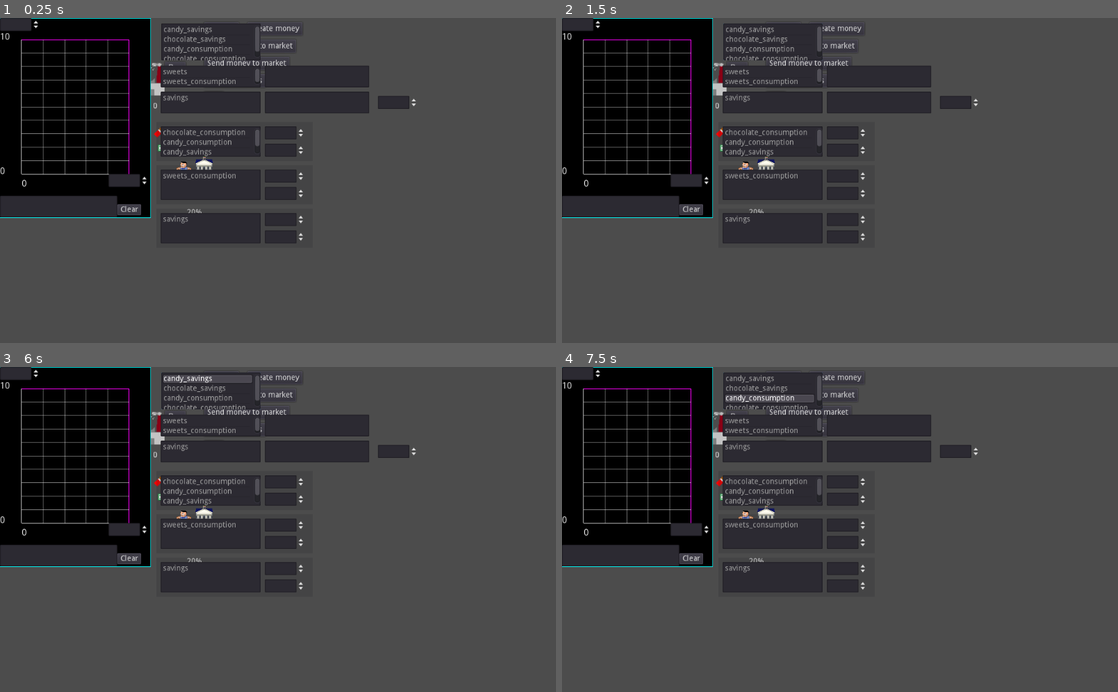
Above: before the commit, frames 1-4 (two rows, left to right).
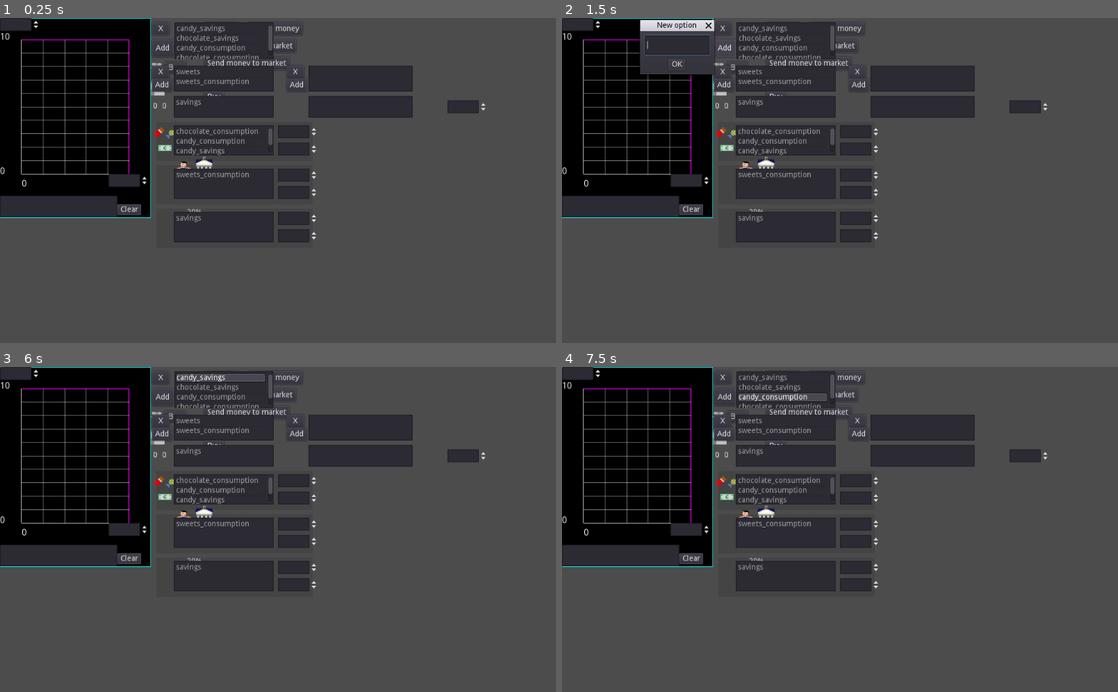
Above: after the commit, the same moments.

Repository: carlostgit/Fiat2
Game: Godot game, scene res://Fiat.tscn
Two runs of this game, one before a commit and one after it. Both use one fixed random seed, a clock stepped at 60 frames per second and the inputs below.
Inputs (mouse positions are in pixels of both pictures, inside the frame that each line leads up to):
- Up to frame 1 (0.25 s): no input
- Up to frame 2 (1.5 s): click (723, 27) at 0.5 s, where only the run after the commit has a clickable "X"; click (723, 47) at 1.25 s, where only the run after the commit has a clickable "Add"
- Up to frame 3 (6 s): click (161, 422) at 2 s, where only the run after the commit has a clickable "X"; click (161, 435) at 2.75 s, where only the run after the commit has a clickable "Add"; click (294, 422) at 3.5 s, where only the run after the commit has a clickable "X"; click (294, 435) at 4.25 s, where only the run after the commit has a clickable "Add"; click (116, 412) at 5 s, where only the run after the commit has a clickable "OK"; click "Produce" at 5.75 s
- Up to frame 4 (7.5 s): click "Create money" at 6.5 s; click "Send products to market" at 7.25 s

The runs differ from the first frame. In frame 1, 6.9% of the frame differs, in the area x 27-88%, y 1-70%; in frame 2, 9.2%, in the area x 13-88%, y 0-70%; in frame 3, 7.1%; in frame 4, 7.1%.

Commit message:
Sigo avanzando en PriceCalculationTesterScene

Diff:
--- /dev/null
+++ b/PriceCalculation/NewCompComboAcceptDialog.gd
@@ -0,0 +1,29 @@
+extends AcceptDialog
+
+signal ok_pressed(text)
+
+# Declare member variables here. Examples:
+# var a = 2
+# var b = "text"
+
+
+# Called when the node enters the scene tree for the first time.
+func _ready():
+	self.register_text_enter($NewCompComboLineEdit)
+	$NewCompComboLineEdit.grab_focus()
+#	pass # Replace with function body.
+
+
+# Called every frame. 'delta' is the elapsed time since the previous frame.
+#func _process(delta):
+#	pass
+
+
+func _on_NewCompComboAcceptDialog_visibility_changed():
+	if self.is_visible():
+		$NewCompComboLineEdit.grab_focus()
+
+func _on_NewCompComboAcceptDialog_confirmed():
+	var option_text:String = $NewCompComboLineEdit.get_text()
+	emit_signal("ok_pressed",option_text)
+	$NewCompComboLineEdit.clear()
--- /dev/null
+++ b/PriceCalculation/NewOptionAcceptDialog.gd
@@ -0,0 +1,32 @@
+extends AcceptDialog
+
+signal ok_pressed(text)
+
+# Declare member variables here. Examples:
+# var a = 2
+# var b = "text"
+
+
+# Called when the node enters the scene tree for the first time.
+func _ready():
+	self.register_text_enter($NewOptionLineEdit)
+	$NewOptionLineEdit.grab_focus()
+#	pass # Replace with function body.
+
+
+# Called every frame. 'delta' is the elapsed time since the previous frame.
+#func _process(delta):
+#	pass
+
+
+
+func _on_NewOptionWindowDialog_visibility_changed():
+	if self.is_visible():
+		$NewOptionLineEdit.grab_focus()
+#		pass # Replace with function body.
+
+
+func _on_NewOptionAcceptDialog_confirmed():
+	var option_text:String = $NewOptionLineEdit.get_text()
+	emit_signal("ok_pressed",option_text)
+	$NewOptionLineEdit.clear()
--- /dev/null
+++ b/PriceCalculation/NewOptionOfCompComboAcceptDialog.gd
@@ -0,0 +1,28 @@
+extends AcceptDialog
+
+signal ok_pressed(text)
+
+# Declare member variables here. Examples:
+# var a = 2
+# var b = "text"
+
+
+# Called when the node enters the scene tree for the first time.
+func _ready():
+	self.register_text_enter($NewOptionOfCompComboLineEdit)
+	$NewOptionOfCompComboLineEdit.grab_focus()
+
+# Called every frame. 'delta' is the elapsed time since the previous frame.
+#func _process(delta):
+#	pass
+
+
+func _on_NewOptionOfCompComboAcceptDialog_visibility_changed():
+	if self.is_visible():
+		$NewOptionOfCompComboLineEdit.grab_focus()
+
+
+func _on_NewOptionOfCompComboAcceptDialog_confirmed():
+	var option_text:String = $NewOptionOfCompComboLineEdit.get_text()
+	emit_signal("ok_pressed",option_text)
+	$NewOptionOfCompComboLineEdit.clear()
--- a/PriceCalculation/PriceCalculationTesterScene.gd
+++ b/PriceCalculation/PriceCalculationTesterScene.gd
@@ -252,3 +252,79 @@
 		if weighted_options.has(option):
 			var weight:float = weighted_options[option]
 			$WeightOfOptionOfSupComboSpinBox.set_value(weight)
+
+
+
+func _on_OptionsItemList_nothing_selected():
+	$DeleteOption.set_disabled(true)
+
+
+
+func _on_OptionsItemList_item_selected(index):
+	$DeleteOption.set_disabled(false)
+
+
+func _on_DeleteOption_pressed():
+	var select:Array = $OptionsItemList.get_selected_items()
+	if false == select.empty():
+		$OptionsItemList.remove_item(select[0])
+
+func _on_AddOption_pressed():
+	$NewOptionAcceptDialog.show_modal(true)
+#	$NewOptionWindowDialog.popup()
+#	pass # Replace with function body.
+
+#func _on_NewOptionWindowDialog_ok_pressed(text):
+#	for i in range(0,$OptionsItemList.get_item_count()):
+#		if text==$OptionsItemList.get_item_text(i):
+#			return
+#
+#	$OptionsItemList.add_item(text)
+#	pass # Replace with function body.
+
+
+
+
+func _on_NewOptionAcceptDialog_ok_pressed(text):
+	for i in range(0,$OptionsItemList.get_item_count()):
+		if text==$OptionsItemList.get_item_text(i):
+			return
+	$OptionsItemList.add_item(text)
+
+
+
+func _on_DeleteCompCombo_pressed():
+	var select:Array = $CompCombosItemList.get_selected_items()
+	if false == select.empty():
+		$CompCombosItemList.remove_item(select[0])
+
+
+
+func _on_AddCompCombo_pressed():
+	$NewCompComboAcceptDialog.show_modal(true)
+#	pass # Replace with function body.
+
+
+func _on_NewCompComboAcceptDialog_ok_pressed(text):
+	for i in range(0,$CompCombosItemList.get_item_count()):
+		if text==$CompCombosItemList.get_item_text(i):
+			return
+	$CompCombosItemList.add_item(text)
+
+
+
+func _on_DeleteOptionOfCompCombo_pressed():
+	var select:Array = $OptionsOfCompComboItemList.get_selected_items()
+	if false == select.empty():
+		$OptionsOfCompComboItemList.remove_item(select[0])
+
+
+func _on_AddOptionOfCompCombo_pressed():
+	$NewOptionOfCompComboAcceptDialog.show_modal(true)
+
+
+func _on_NewOptionOfCompComboAcceptDialog_ok_pressed(text):
+	for i in range(0,$OptionsOfCompComboItemList.get_item_count()):
+		if text==$OptionsOfCompComboItemList.get_item_text(i):
+			return
+	$OptionsOfCompComboItemList.add_item(text)
--- a/PriceCalculation/PriceCalculationTesterScene.tscn
+++ b/PriceCalculation/PriceCalculationTesterScene.tscn
@@ -1,8 +1,11 @@
-[gd_scene load_steps=4 format=2]
+[gd_scene load_steps=7 format=2]
 
 [ext_resource path="res://PriceCalculation/PriceCalculationTesterScene.gd" type="Script" id=1]
 [ext_resource path="res://Plotter/Plotter.tscn" type="PackedScene" id=2]
 [ext_resource path="res://PriceCalculation/GraphsControl.gd" type="Script" id=3]
+[ext_resource path="res://PriceCalculation/NewOptionAcceptDialog.gd" type="Script" id=4]
+[ext_resource path="res://PriceCalculation/NewCompComboAcceptDialog.gd" type="Script" id=5]
+[ext_resource path="res://PriceCalculation/NewOptionOfCompComboAcceptDialog.gd" type="Script" id=6]
 
 [node name="Control" type="Control"]
 anchor_right = 1.0
@@ -15,49 +18,109 @@
 }
 
 [node name="OptionsItemList" type="ItemList" parent="."]
-margin_left = 297.0
-margin_top = 10.0
-margin_right = 480.0
-margin_bottom = 78.0
+margin_left = 321.0
+margin_top = 8.0
+margin_right = 504.0
+margin_bottom = 76.0
+
+[node name="DeleteOption" type="Button" parent="."]
+margin_left = 280.0
+margin_top = 8.0
+margin_right = 312.0
+margin_bottom = 32.0
+text = "X"
+__meta__ = {
+"_edit_use_anchors_": false
+}
+
+[node name="AddOption" type="Button" parent="."]
+margin_left = 280.0
+margin_top = 40.0
+margin_right = 320.0
+margin_bottom = 72.0
+text = "Add"
+__meta__ = {
+"_edit_use_anchors_": false
+}
 
 [node name="CompCombosItemList" type="ItemList" parent="."]
-margin_left = 296.0
-margin_top = 88.0
-margin_right = 480.0
-margin_bottom = 128.0
+margin_left = 320.0
+margin_top = 88.0
+margin_right = 504.0
+margin_bottom = 136.0
+__meta__ = {
+"_edit_use_anchors_": false
+}
+
+[node name="DeleteCompCombo" type="Button" parent="."]
+margin_left = 280.0
+margin_top = 88.0
+margin_right = 312.0
+margin_bottom = 112.0
+text = "X"
+__meta__ = {
+"_edit_use_anchors_": false
+}
+
+[node name="AddCompCombo" type="Button" parent="."]
+margin_left = 280.0
+margin_top = 112.0
+margin_right = 312.0
+margin_bottom = 136.0
+text = "Add"
 __meta__ = {
 "_edit_use_anchors_": false
 }
 
 [node name="OptionsOfCompComboItemList" type="ItemList" parent="."]
-margin_left = 488.0
-margin_top = 88.0
-margin_right = 680.0
-margin_bottom = 128.0
+margin_left = 568.0
+margin_top = 88.0
+margin_right = 760.0
+margin_bottom = 136.0
+__meta__ = {
+"_edit_use_anchors_": false
+}
+
+[node name="DeleteOptionOfCompCombo" type="Button" parent="."]
+margin_left = 528.0
+margin_top = 88.0
+margin_right = 560.0
+margin_bottom = 112.0
+text = "X"
+__meta__ = {
+"_edit_use_anchors_": false
+}
+
+[node name="AddOptionOfCompCombo" type="Button" parent="."]
+margin_left = 528.0
+margin_top = 112.0
+margin_right = 565.0
+margin_bottom = 136.0
+text = "Add"
 __meta__ = {
 "_edit_use_anchors_": false
 }
 
 [node name="SupCombosItemList" type="ItemList" parent="."]
-margin_left = 296.0
-margin_top = 136.0
-margin_right = 480.0
+margin_left = 320.0
+margin_top = 144.0
+margin_right = 504.0
+margin_bottom = 184.0
+
+[node name="OptionsOfSupComboItemList" type="ItemList" parent="."]
+margin_left = 568.0
+margin_top = 144.0
+margin_right = 760.0
+margin_bottom = 184.0
+__meta__ = {
+"_edit_use_anchors_": false
+}
+
+[node name="WeightOfOptionOfSupComboSpinBox" type="SpinBox" parent="."]
+margin_left = 824.0
+margin_top = 152.0
+margin_right = 898.0
 margin_bottom = 176.0
-
-[node name="OptionsOfSupComboItemList" type="ItemList" parent="."]
-margin_left = 488.0
-margin_top = 136.0
-margin_right = 680.0
-margin_bottom = 176.0
-__meta__ = {
-"_edit_use_anchors_": false
-}
-
-[node name="WeightOfOptionOfSupComboSpinBox" type="SpinBox" parent="."]
-margin_left = 696.0
-margin_top = 144.0
-margin_right = 770.0
-margin_bottom = 168.0
 step = 0.01
 __meta__ = {
 "_edit_use_anchors_": false
@@ -71,28 +134,28 @@
 margin_bottom = 264.0
 
 [node name="SatisfCurvesItemList" type="ItemList" parent="SatisfCurvesForOptions"]
-margin_left = 8.0
-margin_top = 8.0
-margin_right = 192.0
-margin_bottom = 64.0
+margin_left = 32.0
+margin_top = 6.0
+margin_right = 216.0
+margin_bottom = 62.0
 __meta__ = {
 "_edit_use_anchors_": false
 }
 
 [node name="MaxSatisfSpinBox" type="SpinBox" parent="SatisfCurvesForOptions"]
-margin_left = 200.0
-margin_top = 8.0
-margin_right = 274.0
-margin_bottom = 32.0
+margin_left = 224.0
+margin_top = 6.0
+margin_right = 298.0
+margin_bottom = 30.0
 __meta__ = {
 "_edit_use_anchors_": false
 }
 
 [node name="PrefAt0SpinBox" type="SpinBox" parent="SatisfCurvesForOptions"]
-margin_left = 200.0
-margin_top = 40.0
-margin_right = 274.0
-margin_bottom = 64.0
+margin_left = 224.0
+margin_top = 38.0
+margin_right = 298.0
+margin_bottom = 62.0
 __meta__ = {
 "_edit_use_anchors_": false
 }
@@ -108,28 +171,28 @@
 }
 
 [node name="SatisfCurvesForCompCombosItemList" type="ItemList" parent="SatisfCurvesForCompCombos"]
-margin_left = 8.0
-margin_top = 8.0
-margin_right = 192.0
-margin_bottom = 64.0
+margin_left = 32.0
+margin_top = 6.0
+margin_right = 216.0
+margin_bottom = 62.0
 __meta__ = {
 "_edit_use_anchors_": false
 }
 
 [node name="MaxSatisfForCompCombosSpinBox" type="SpinBox" parent="SatisfCurvesForCompCombos"]
-margin_left = 200.0
-margin_top = 8.0
-margin_right = 274.0
-margin_bottom = 32.0
+margin_left = 224.0
+margin_top = 6.0
+margin_right = 298.0
+margin_bottom = 30.0
 __meta__ = {
 "_edit_use_anchors_": false
 }
 
 [node name="PrefAt0ForCompCombosSpinBox" type="SpinBox" parent="SatisfCurvesForCompCombos"]
-margin_left = 200.0
-margin_top = 40.0
-margin_right = 274.0
-margin_bottom = 64.0
+margin_left = 224.0
+margin_top = 38.0
+margin_right = 298.0
+margin_bottom = 62.0
 __meta__ = {
 "_edit_use_anchors_": false
 }
@@ -142,28 +205,28 @@
 margin_bottom = 424.0
 
 [node name="SatisfCurvesForSupCombosItemList" type="ItemList" parent="SatisfCurvesForSupCombos"]
-margin_left = 8.0
-margin_top = 8.0
-margin_right = 192.0
-margin_bottom = 64.0
+margin_left = 32.0
+margin_top = 6.0
+margin_right = 216.0
+margin_bottom = 62.0
 __meta__ = {
 "_edit_use_anchors_": false
 }
 
 [node name="MaxSatisfForSupCombosSpinBox" type="SpinBox" parent="SatisfCurvesForSupCombos"]
-margin_left = 200.0
-margin_top = 8.0
-margin_right = 274.0
-margin_bottom = 32.0
+margin_left = 224.0
+margin_top = 6.0
+margin_right = 298.0
+margin_bottom = 30.0
 __meta__ = {
 "_edit_use_anchors_": false
 }
 
 [node name="PrefAt0ForSupCombosSpinBox" type="SpinBox" parent="SatisfCurvesForSupCombos"]
-margin_left = 200.0
-margin_top = 40.0
-margin_right = 274.0
-margin_bottom = 64.0
+margin_left = 224.0
+margin_top = 38.0
+margin_right = 298.0
+margin_bottom = 62.0
 __meta__ = {
 "_edit_use_anchors_": false
 }
@@ -210,7 +273,69 @@
 margin_top = 16.0
 margin_right = 216.0
 margin_bottom = 56.0
+
+[node name="NewOptionAcceptDialog" type="AcceptDialog" parent="."]
+visible = true
+margin_left = 144.0
+margin_top = 24.0
+margin_right = 280.0
+margin_bottom = 104.0
+window_title = "New option"
+script = ExtResource( 4 )
+__meta__ = {
+"_edit_use_anchors_": false
+}
+
+[node name="NewOptionLineEdit" type="LineEdit" parent="NewOptionAcceptDialog"]
+margin_left = 8.0
+margin_top = 8.0
+margin_right = 128.0
+margin_bottom = 44.0
+
+[node name="NewCompComboAcceptDialog" type="AcceptDialog" parent="."]
+visible = true
+margin_left = 56.0
+margin_top = 88.0
+margin_right = 282.0
+margin_bottom = 168.0
+window_title = "New complementary combo"
+script = ExtResource( 5 )
+__meta__ = {
+"_edit_use_anchors_": false
+}
+
+[node name="NewCompComboLineEdit" type="LineEdit" parent="NewCompComboAcceptDialog"]
+margin_left = 8.0
+margin_top = 8.0
+margin_right = 221.0
+margin_bottom = 44.0
+
+[node name="NewOptionOfCompComboAcceptDialog" type="AcceptDialog" parent="."]
+visible = true
+margin_left = 248.0
+margin_top = 88.0
+margin_right = 522.0
+margin_bottom = 168.0
+window_title = "New complementary combo option"
+script = ExtResource( 6 )
+__meta__ = {
+"_edit_use_anchors_": false
+}
+
+[node name="NewOptionOfCompComboLineEdit" type="LineEdit" parent="NewOptionOfCompComboAcceptDialog"]
+margin_left = 8.0
+margin_top = 8.0
+margin_right = 266.0
+margin_bottom = 44.0
+[connection signal="item_selected" from="OptionsItemList" to="." method="_on_OptionsItemList_item_selected"]
+[connection signal="nothing_selected" from="OptionsItemList" to="." method="_on_OptionsItemList_nothing_selected"]
+[connection signal="pressed" from="DeleteOption" to="." method="_on_DeleteOption_pressed"]
+[connection signal="pressed" from="AddOption" to="." method="_on_AddOption_pressed"]
 [connection signal="item_selected" from="CompCombosItemList" to="." method="_on_CompCombosItemList_item_selected"]
+[connection signal="pressed" from="DeleteCompCombo" to="." method="_on_DeleteCompCombo_pressed"]
+[connection signal="pressed" from="AddCompCombo" to="." method="_on_AddCompCombo_pressed"]
+[connection signal="pressed" from="DeleteOptionOfCompCombo" to="." method="_on_DeleteOptionOfCompCombo_pressed"]
+[connection signal="pressed" from="AddOptionOfCompCombo" to="." method="_on_AddOptionOfCompCombo_pressed"]
 [connection signal="item_selected" from="SupCombosItemList" to="." method="_on_SupCombosItemList_item_selected"]
 [connection signal="item_selected" from="OptionsOfSupComboItemList" to="." method="_on_OptionsOfSupComboItemList_item_selected"]
 [connection signal="item_activated" from="SatisfCurvesForOptions/SatisfCurvesItemList" to="." method="_on_SatisfCurvesItemList_item_activated"]
@@ -229,3 +354,12 @@
 [connection signal="value_changed" from="Plotter/YMaxSpinBox" to="." method="_on_YMaxSpinBox_value_changed"]
 [connection signal="pressed" from="Plotter/GraphsControl/ClearButton" to="Plotter/GraphsControl" method="_on_ClearButton_pressed"]
 [connection signal="item_selected" from="Plotter/GraphsControl/GraphsItemList" to="Plotter/GraphsControl" method="_on_GraphsItemList_item_selected"]
+[connection signal="confirmed" from="NewOptionAcceptDialog" to="NewOptionAcceptDialog" method="_on_NewOptionAcceptDialog_confirmed"]
+[connection signal="ok_pressed" from="NewOptionAcceptDialog" to="." method="_on_NewOptionAcceptDialog_ok_pressed"]
+[connection signal="visibility_changed" from="NewOptionAcceptDialog" to="NewOptionAcceptDialog" method="_on_NewOptionWindowDialog_visibility_changed"]
+[connection signal="confirmed" from="NewCompComboAcceptDialog" to="NewCompComboAcceptDialog" method="_on_NewCompComboAcceptDialog_confirmed"]
+[connection signal="ok_pressed" from="NewCompComboAcceptDialog" to="." method="_on_NewCompComboAcceptDialog_ok_pressed"]
+[connection signal="visibility_changed" from="NewCompComboAcceptDialog" to="NewCompComboAcceptDialog" method="_on_NewCompComboAcceptDialog_visibility_changed"]
+[connection signal="confirmed" from="NewOptionOfCompComboAcceptDialog" to="NewOptionOfCompComboAcceptDialog" method="_on_NewOptionOfCompComboAcceptDialog_confirmed"]
+[connection signal="ok_pressed" from="NewOptionOfCompComboAcceptDialog" to="." method="_on_NewOptionOfCompComboAcceptDialog_ok_pressed"]
+[connection signal="visibility_changed" from="NewOptionOfCompComboAcceptDialog" to="NewOptionOfCompComboAcceptDialog" method="_on_NewOptionOfCompComboAcceptDialog_visibility_changed"]
Not shown: 1 places in Fiat.tscn that only renumber resources
Empty file added: PriceCalculation/NewOptionWindowDialog.gd
